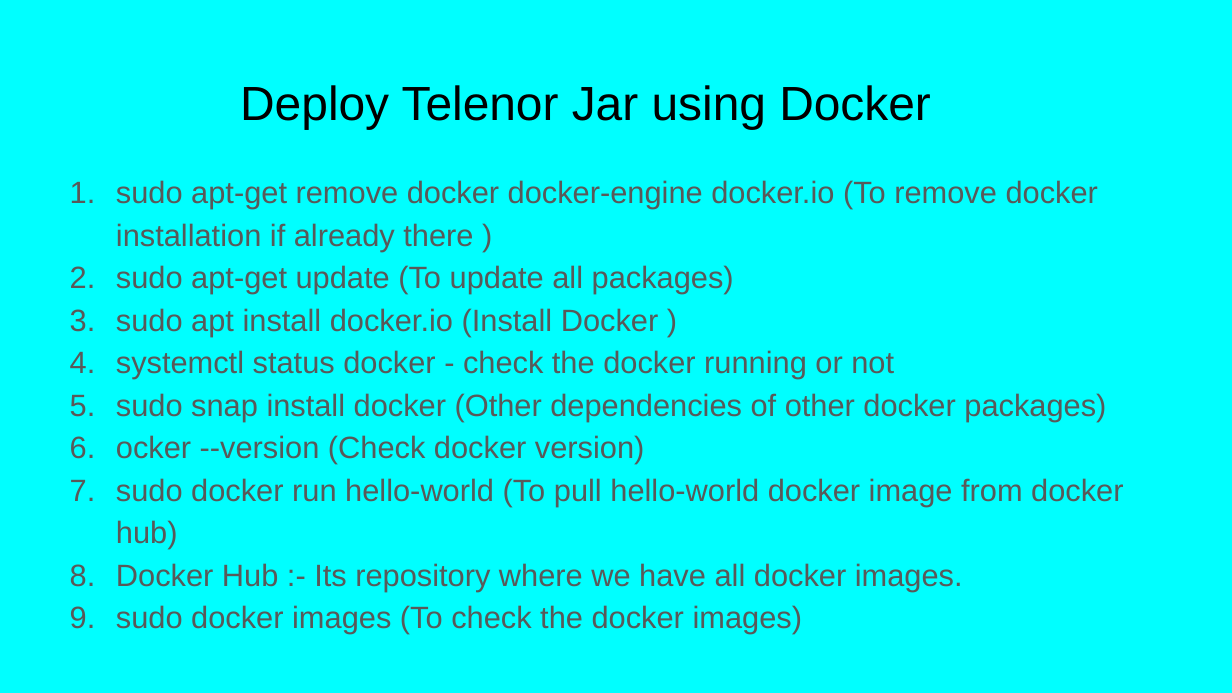
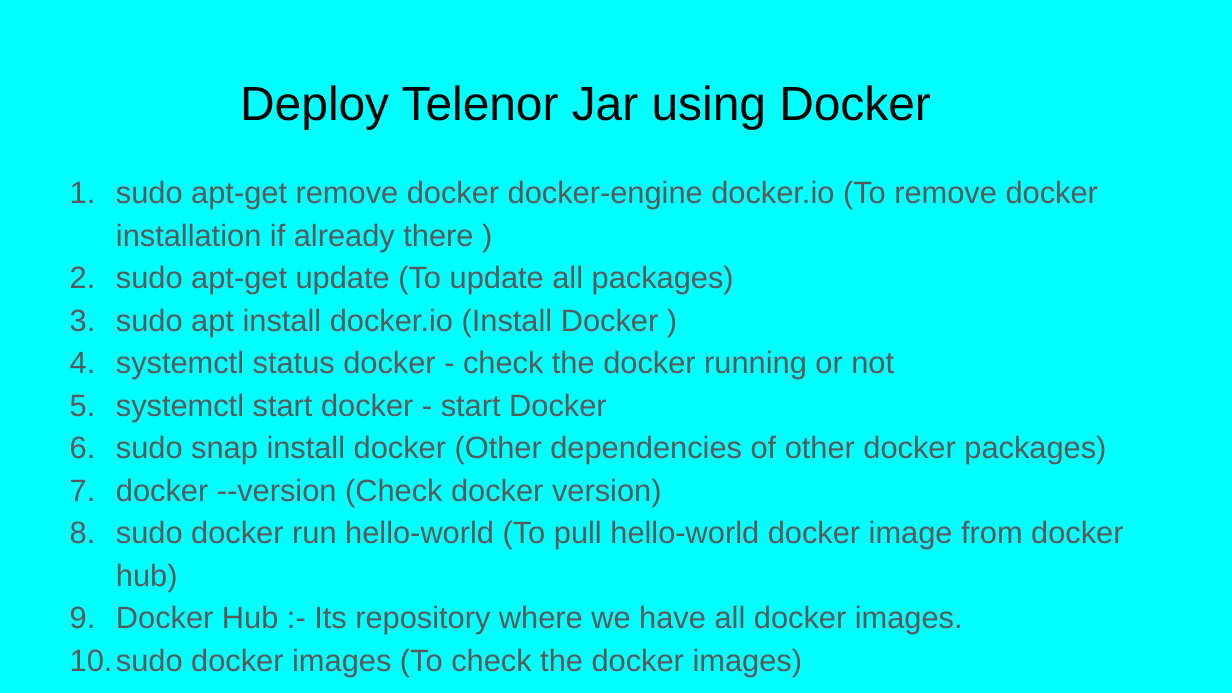
Before and after one commit to Balaji504/DevOpsProject, a slide deck: slide 3 of docs/_Deploy Telenor Jar Into Docker In Ubuntu Server.pptx. Drawn at 1232x693 pixels with LibreOffice and Linux fonts; fonts in the diff are those of the drawing. Boxes give left, top, right and bottom in pixels: in the first picture for what was removed or moved away, otherwise in the second. Text is boxed around its words. In the diff, an @@ line names an element or a change of style, - is before the commit and + after.

Commit message:
Deploy springboot using kubernetes
Deploy springboot using kubernetes

```diff
--- a/docs/_Deploy Telenor Jar Into Docker In Ubuntu Server.pptx
+++ b/docs/_Deploy Telenor Jar Into Docker In Ubuntu Server.pptx
@@ text at <box>116,393,607,421</box>: paragraph added @@
+5. systemctl start docker - start Docker
@@ text at <box>116,478,661,506</box>: text changed @@
-6. ocker --version (Check docker version)
+7. docker --version (Check docker version)
```
Also in this commit, not shown: 2 other files.
